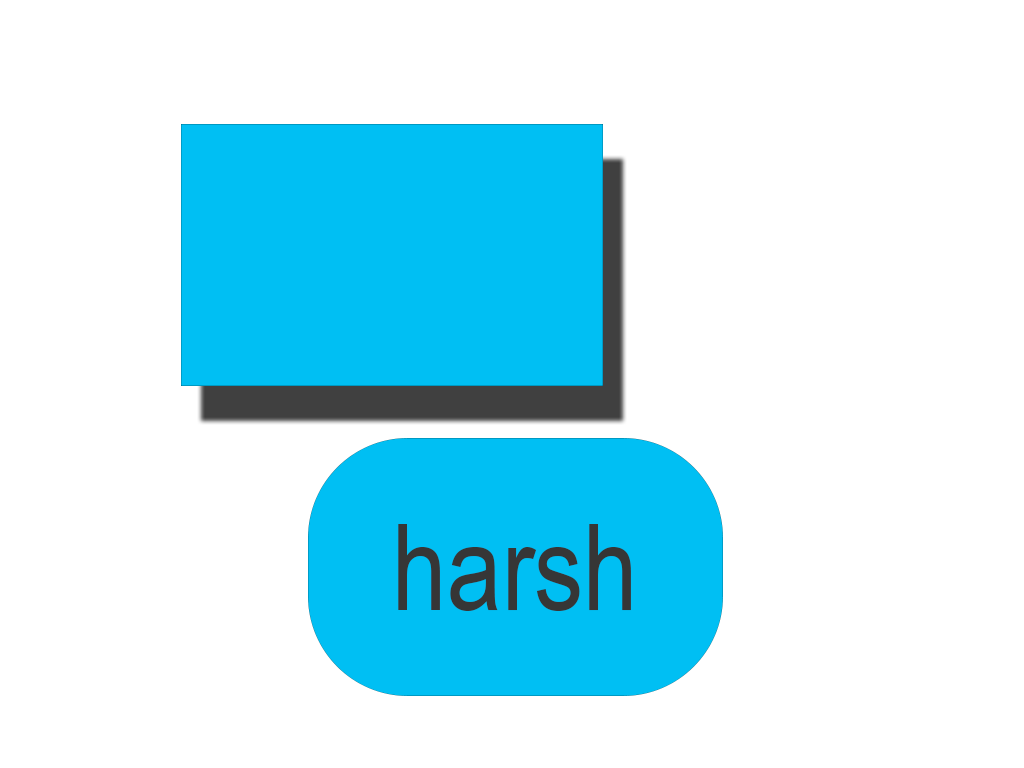
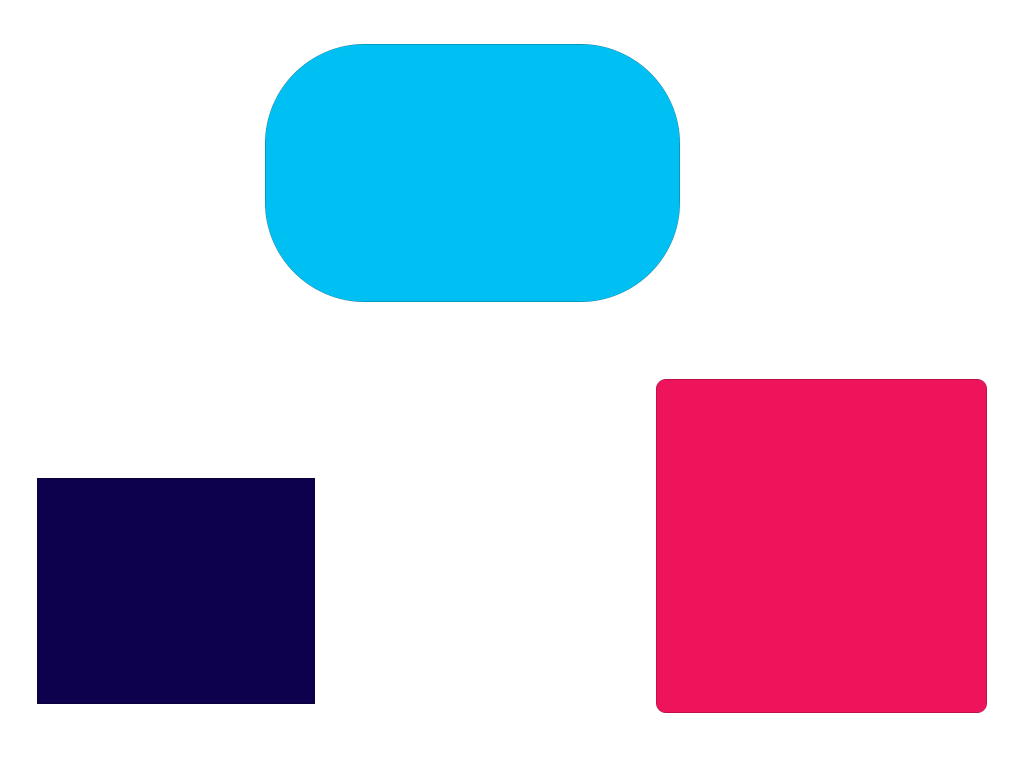
Comparing the layer stacks of the two (1024, 768) images. Changes:
removed group "button" (1st of 2) (1 layers) over [398, 524, 631, 611]
removed layer "harsh" from group "button" over [398, 524, 631, 611]
removed group "Group 1" (1 layers) over [181, 124, 603, 386]
moved "Rectangle 1" into group "group", painted on it over [37, 124, 603, 704]
added layer "Rounded Rectangle 1" in group "group" over [656, 379, 987, 713]
painted on "Rounded Rectangle 1 maa ki chud mein haathi ka lanf" over [265, 44, 723, 696]
removed layer "press" from group "button" over [260, 215, 491, 302]
